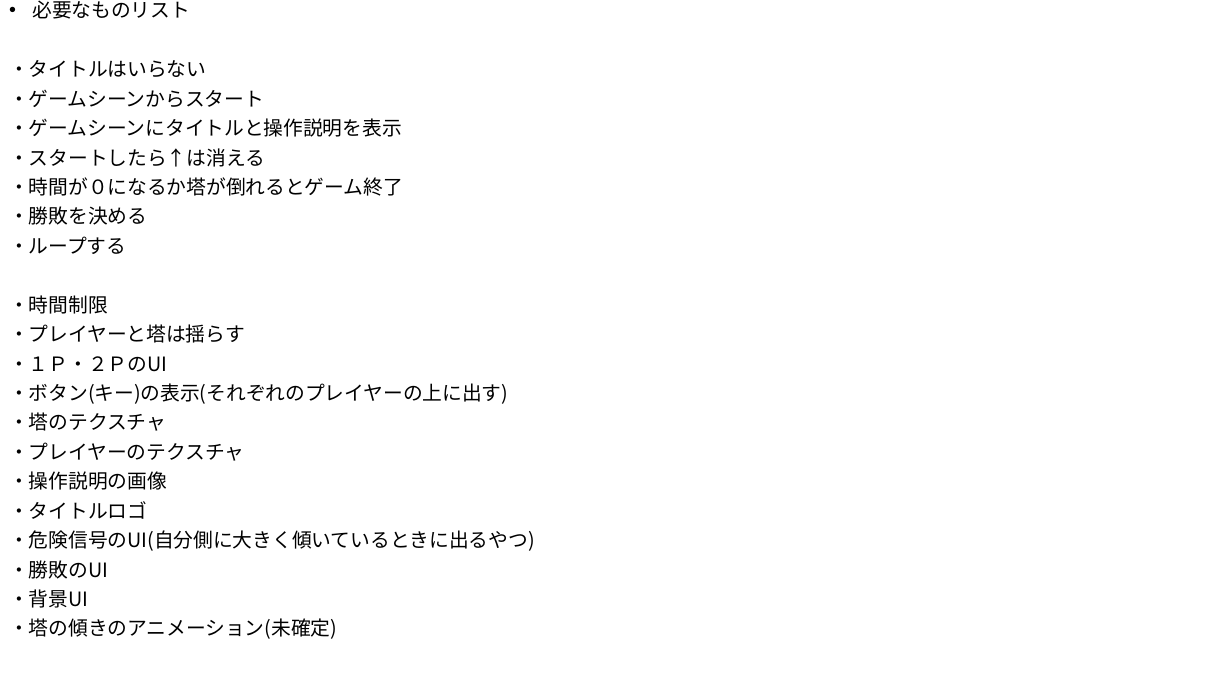
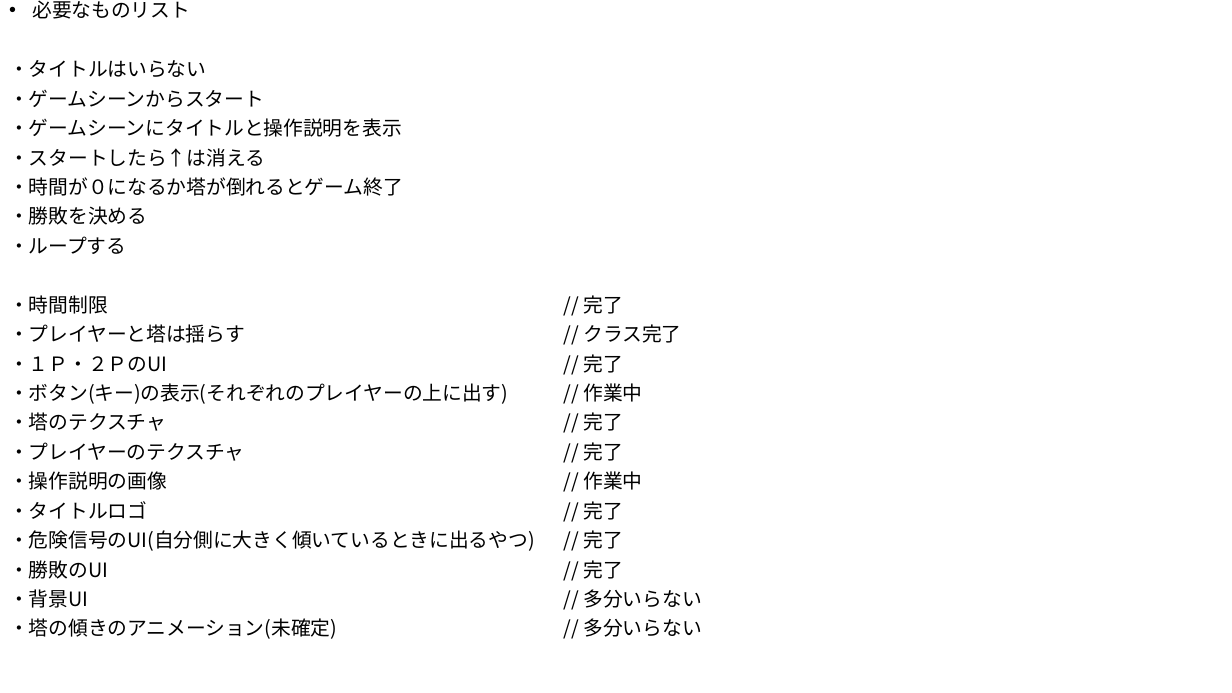
Before and after one commit to hayasikaito1224/HGSProject, a slide deck: slide 4 of 倒れる.pptx. Drawn at 1232x693 pixels with LibreOffice and Linux fonts; fonts in the diff are those of the drawing. Boxes give left, top, right and bottom in pixels: in the first picture for what was removed or moved away, otherwise in the second. Text is boxed around its words. In the diff, an @@ line names an element or a change of style, - is before the commit and + after.

```diff
--- a/倒れる.pptx
+++ b/倒れる.pptx
@@ text at box(9, 295, 701, 639): text changed @@
-・時間制限
-・プレイヤーと塔は揺らす
-・１Ｐ・２ＰのUI
-・ボタン(キー)の表示(それぞれのプレイヤーの上に出す)
-・塔のテクスチャ
-・プレイヤーのテクスチャ
-・操作説明の画像
-・タイトルロゴ
-・危険信号のUI(自分側に大きく傾いているときに出るやつ)
-・勝敗のUI
-・背景UI
-・塔の傾きのアニメーション(未確定)
+・時間制限 // 完了
+・プレイヤーと塔は揺らす // クラス完了
+・１Ｐ・２ＰのUI // 完了
+・ボタン(キー)の表示(それぞれのプレイヤーの上に出す) // 作業中
+・塔のテクスチャ // 完了
+・プレイヤーのテクスチャ // 完了
+・操作説明の画像 // 作業中
+・タイトルロゴ // 完了
+・危険信号のUI(自分側に大きく傾いているときに出るやつ) // 完了
+・勝敗のUI // 完了
+・背景UI // 多分いらない
+・塔の傾きのアニメーション(未確定) // 多分いらない
```
Also in this commit, not shown: 1 other slide changed, 1 slide added, 19 other files.
